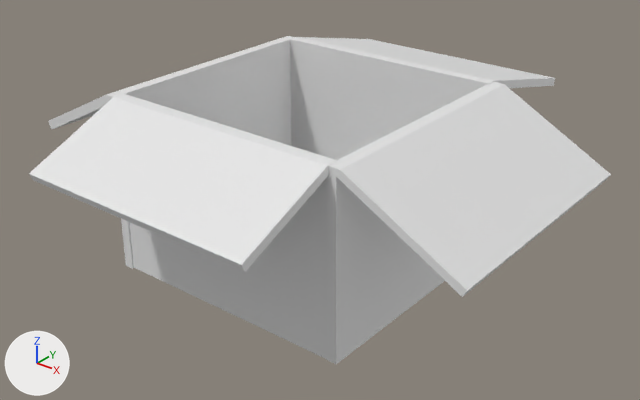
Before and after pictures for a commit that changed the Blender file Zhouse.blend.
Rendered twice from a 50 mm lens placed at (5.88, -7.15, 4.23), pointed at (0.1, 0.08, -0.25). Arrows for +X, +Y and +Z are at lower left; the lights stay in place. The older version comes first.
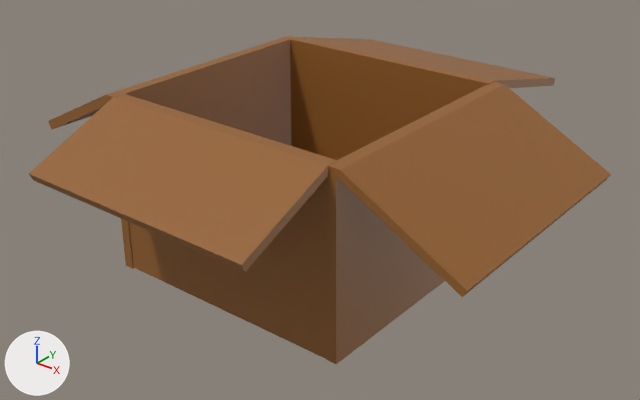
What differs and where, as boxes [x1, y1, x2, y2] in the pictures (640 x 400 px):
'Cube.003', recoloured (white to brown): [29, 94, 338, 359] in both
'Cube', recoloured (white to brown): [326, 82, 611, 364] in both
'Cube.002', recoloured (white to brown): [290, 37, 555, 160] in both
'Cube.001', recoloured (white to brown): [48, 36, 294, 269] in both

Patch to the scene script:
```diff
--- a/Zhouse.blend.py
+++ b/Zhouse.blend.py
@@ mat_material @@
+mat_material = principled_material('Material')
+mat_material.base_color = (0.301, 0.12, 0.0252)  # brown #95612c
@@ mat_material_003 @@
+mat_material_003 = principled_material('Material.003')
+mat_material_003.base_color = (0.301, 0.12, 0.0252)  # brown #95612c
@@ mat_material_001 @@
+mat_material_001 = principled_material('Material.001')
+mat_material_001.base_color = (0.301, 0.12, 0.0252)  # brown #95612c
@@ mat_material_002 @@
+mat_material_002 = principled_material('Material.002')
+mat_material_002.base_color = (0.301, 0.12, 0.0252)  # brown #95612c
@@ me_cube @@
 me_cube.from_pydata(...)  # 16 vertices, 14 faces; spans x -1.0..23.1, y -1.0..1.0, z -1.0..1.1
+me_cube.materials.append(mat_material_002)  # brown #95612c
@@ me_cube_001 @@
 me_cube_001.from_pydata(...)  # 16 vertices, 14 faces; spans x -20.1..1.0, y -1.0..1.0, z -1.0..1.1
+me_cube_001.materials.append(mat_material_001)  # brown #95612c
@@ me_cube_002 @@
 me_cube_002.from_pydata(...)  # 22 vertices, 19 faces; spans x -1.0..28.2, y -1.0..1.0, z -1.0..1.1
+me_cube_002.materials.append(mat_material_003)  # brown #95612c
@@ me_cube_003 @@
 me_cube_003.from_pydata(...)  # 16 vertices, 14 faces; spans x -19.8..1.0, y -1.0..1.0, z -1.0..1.1
+me_cube_003.materials.append(mat_material)  # brown #95612c
```
